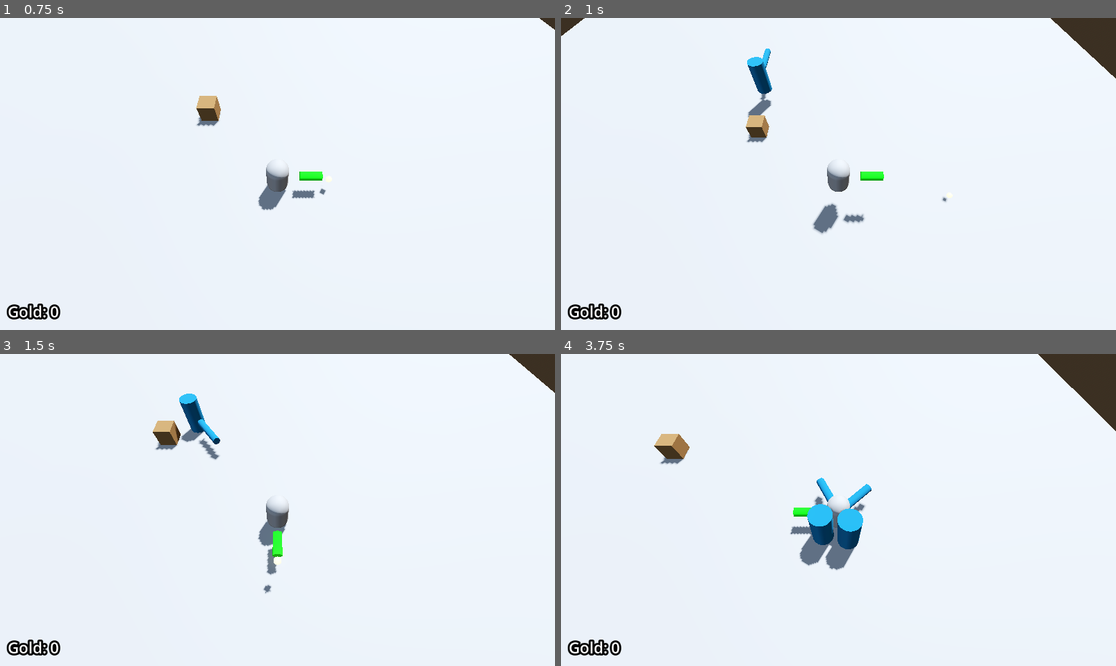
Above: before the commit, frames 1-4 (two rows, left to right).
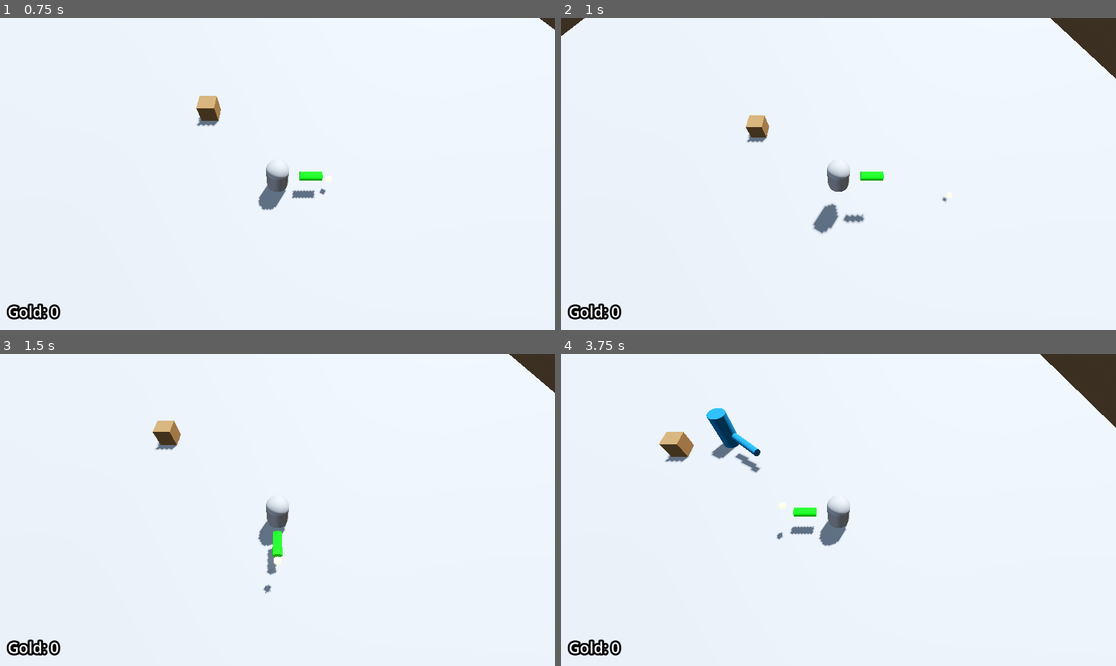
Above: after the commit, the same moments.

Repository: Ra-vanTech/ProjectBoozeArmy
Game: Godot game, scene res://Escena1_BoozeArmy.tscn
Same seed, same stepped clock (60 frames per second), same inputs: the game is played once before the commit and once after it.
Inputs (mouse positions are in pixels of both pictures, inside the frame that each line leads up to):
- Up to frame 1 (0.75 s): tap Enter at 0.5 s; move the mouse to (399, 158) at 0.52 s; hold D (move_right) from 0.53 s (still down); right-click (399, 158) at 0.6 s
- Up to frame 2 (1 s): keep holding D (move_right); tap Space (jump) at 0.77 s
- Up to frame 3 (1.5 s): move the mouse to (166, 525) at 1.27 s; release D (move_right) at 1.28 s; hold S (move_back) from 1.28 s (still down); right-click (166, 525) at 1.35 s
- Up to frame 4 (3.75 s): tap Space (jump) at 1.52, 3.02 s; move the mouse to (894, 441) at 2.02 s; release S (move_back) at 2.03 s; hold D (move_right) 2.03-2.78 s; right-click (894, 441) at 2.1 s; move the mouse to (810, 572) at 2.77 s; hold W (move_forward) 2.78-3.53 s; right-click (810, 572) at 2.85 s; move the mouse to (1005, 556) at 3.52 s; hold A (move_left) from 3.53 s (still down); right-click (1005, 556) at 3.6 s

Frame 1 is identical in both runs. In frame 2, 0.5% of the frame differs, in the area x 33-39%, y 9-32%; in frame 3, 0.7%; in frame 4, 3.1%, in the area x 16-100%, y 0-70%.

Commit message:
[refactor] Cambio de la tasa de aparición inicial

Diff:
--- a/core/managers/scripts/enemy_spawner.gd
+++ b/core/managers/scripts/enemy_spawner.gd
@@ -5,7 +5,7 @@
 @export var difficulty_manager: DifficultyManager
 
 var timer: Timer
-var spawn_cooldown: float = 1.0
+var spawn_cooldown: float = 3.0
 var spawn_amount: int = 1
 
 
